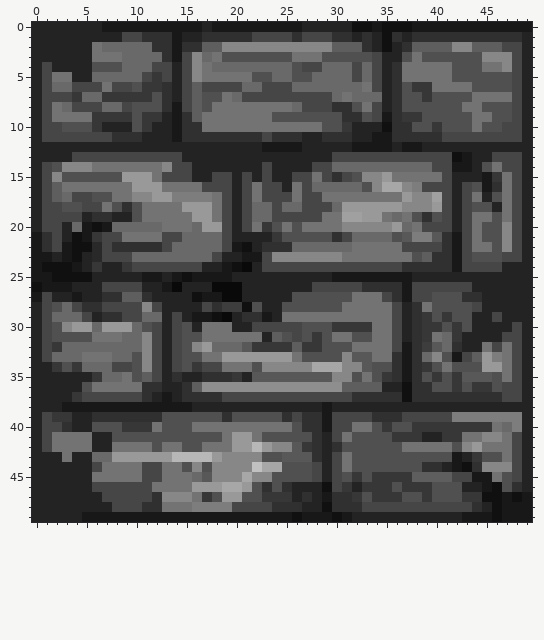
One commit to this pixel-art sprite: wall.png. The picture above was drawn from the file before the commit.
The file is 100x100 pixels, drawn in blocks of 2x2; one block is one cell here. Colours within 5 levels of each other are drawn and written as one.
Now the later version:
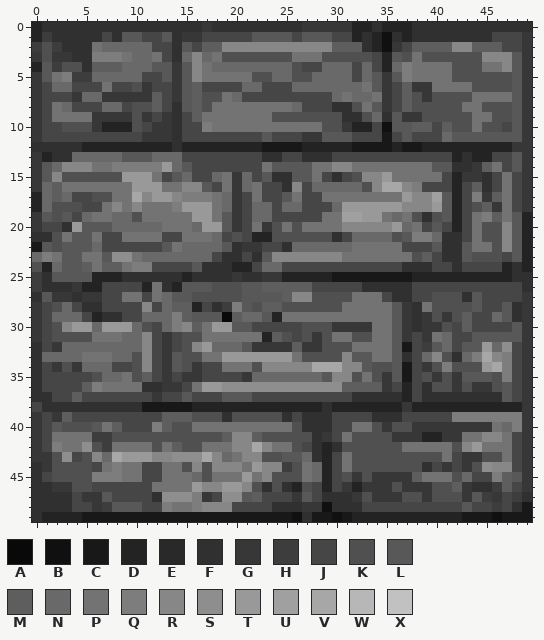
Palette (. is transparent): A #090909  B #101010  C #181818  D #232323  E #292929  F #303030  G #373737  H #3d3d3d  J #464646  K #505050  L #585858  M #5e5e5e  N #696969  P #737373  Q #7d7d7d  R #878787  S #8e8e8e  T #999999  U #a0a0a0  V #a7a7a7  W #b7b7b7  X #c1c1c1
Difference:
@@ x 0..49 @@
- 0 DDDDDDDCCCCCCCCCCDCCCCCCCCCDDDDDBBCBBBCCCCCCCCCCCC
- 1 DDDDDDDDDJJFFFCDDFFFFFJJJJFJJJFFDFDBFDFFFFFFFFFFFD
- 2 DDDDDDPNNNNNFFCFFMMRRRRRRRRRRRMMMFDBDFMMMMRRMMMJJD
- 3 DDDDDDPPPNNNNFCJRNPKKKKKKKPPPKKKKKJDDKPKKKKKKRRRJD
- 4 DJDDDDKKKNNNJJDJRPNNNNNNNNKJJNNNJNJDFPPPPPKKKPPRJD
- 5 DJPPDDNNNNNJGJDJRPPPPPKKNNKKNNNNJNJDFPPPPPKKKKKKJD
- 6 DJNNJJJPJJKGGFDJMJJJJNNJJJNNNNNNNPJDFKGGPPPPKKKKJD
- 7 DJJJGNNGGGGGKFDJMKKPNJJJJJJJJJNPNNNDFKKGKKKKPPPPJD
- 8 DJPNJJJNNJKKKFCJMKPPPPPPPPNJJJFFKPJDFKKKKKKPPKKKJD
- 9 DJPPPPGGGGKGGDCFMPPPPPPPKKKKKKKFFKJCFGGKKKKKPPKKJD
-10 DJJKKKGDDDKGDDCFFPPPPPPPPPPPPKKGDDDBFFKKGKKKPKKJJD
-11 DJJJJJJJFFFDDDCFFFFFFFFJFFFDDFFFDDCCFFFFFJJJJJJJJD
-12 DDDDDDDDDDDDDDDDDDDDDDDCCCCDDDDDCCCCDCCDDDDDDDDDDD
-13 DDDDJJJJJJJJJJJDDDDDDDDDDDDDDDJJJJJJJJJJJJBCDDJJJD
-14 DJKRRRPPPPPPPRJJDDDDDDDJDDDDJJNNNNNNNNNNJJCCDKPJJD
-15 DJRKKKKKKTTTPJJJDDJJDJDJDDJJPJFJKRRTPPPPPJDDDCGPJD
-16 DJMPPPPPPPTTTPPPPJJJDJPJJDPJNNNNNKRVVRQJJJDJKCFPJD
-17 DJMNJJKKPPRRTTQQQQPJDJPJJJPJJPPPPPPPPTRRUJDJPDKPJD
-18 DJJKKJJPKFKPPPPTTTPJDJNNJNNJJJNTTTTTTRRRTJDJKKDPJD
-19 DJJJJDFFDDKPPPPPTTPJDJNNJJJJJPPUUTTPNPKFKJDJPPKPJD
-20 DJJDNCBCNNNNNPPPNTTJDJPGKPKPPPPRRRRRTNPJJJDJPKKRJD
-21 CFJDBCGJJPPPPJJNNNNJDDDDGKKKKKFJNNNNKLQQLFCJPKKRJD
-22 CFJCBBEJFFFFFJNNNNNJCBDFFFNNNNNNPPPPPJJJJFCJPPKRJD
-23 CCDCBDEJJJNNNNNNNNJDDCCJRRRRRRRPPPPPPPKMFFCJKKKJJD
-24 CBBBCDGDDGJJJJJJJDDCBADJJJJJJJJJJJJJJFFFFFCJJJJDDD
-25 CCBBBBDDDDDCCDCBCCCCDDDDDDDDDDCCCCCCCCDDDDDDDDDDDD
-26 BCCCDDDJJJJDDCADDDAAADDDDDDDJJJJJFFFFCJJJJJJDDDDDD
-27 CJDDCDDFFMMFDDDDBCCAADDDDDKKKKKKPPPJFCJJKKKFFDDDDD
-28 DJKNJFFJJJJRJDDDDJFHHBKDDKKKKKKPPPPPJDFPKKKKJDDDDD
-29 DJNNNJDFFJJNNDJDCCBADFFCDPPPPPPPPPPPJDFGKGKKDDJDDD
-30 DJKRTTNTTTNKJDJKDPPPDDJJJJJKKKGGGGPPJDFGGKGKDDDDJD
-31 DJKKKKPPPNNRJDJKKPPPPPPDMKJKGKPPKKPPJDFGPNGDDDDJJD
-32 DJGNNNNNNNNRJDJKRTNNNLGGGGMGGKKKPPPPJCFHLNFDDPJPJD
-33 DJNNNPPPNNKRJDJKKPPTTTTTTTPKKKKRLLPPFCFNRKCJMTQPJD
-34 DDGKGNNNJJKRJDJKGJJPPPKRRRRRVVVRRLKKFCFGKPKKKTTPJD
-35 DDDDDDGNNPKMJDFDDFFFGDLLLLLLLLRRKPKGFCFKGKGLLLKPJD
-36 DDDDDKPPPPPFFDDFMSSSSSSSSSSSSSSMMMMDDBFFKKGKGGKJJD
-37 DDDDGJJJJJJFDCDFFFFJJJJJJJJJJJJJFFFFFBFFFFFFFFFJJD
-38 DDDCCCCCCCCCCCCCDDDDDDDDDDDDDCDDDDDDDDDDDDDDDDDDDD
-39 DJGGDDFFFFFFFKKKKKKFKKKKKFJFFCJJJJFFFJJJJJQQQQQQQD
-40 DJJFDDKKKGGGPKKKPPPPPPPPPPKFFCJJPPKGKKGGGGGGGGPNQD
-41 DJPPPPDDKKKKKKKKKKKPTTPKKKKKFDJPKKKKGGGDDGGPPRRPJD
-42 DJPPPPDDPPPPKPPKKPPPTTWTRRLGFDFKKKKKKPPPPPKRTPPPJD
-43 DDDPDDNNTTTTTTWWWWTRRRRKKLLLFDJPKKKKKKKKKKCDGKKPJD
-44 DDDDDDJPPPPJJPPKRKRRRRXVVKKKJDJPKKKKKKKFFDCBFRRRJD
-45 DDDDDDPPPPPJJPPPNLRRRVRRKKKKJDJKGKGGGGMMMMJJCCPKJD
-46 DDDDDDJJJJJJPPPPTTTVVTKFKFDDDBJGDGGGKGGGKKKDDCBKFD
-47 DDDDDDDJJJJJFRRRPGKTTKKGGGDFDCFFGKGGGKKGKKKGGBBCBC
-48 DDDDDDDDJJJFFPPPQQQQJJJJFFFDDBFFFJJJJJJJJJJJFDBCCC
-49 DDDDDCCCCCCCCCCCCCCCCCCCCCBCCCBCDDDDDDDDDDDCCCBCCC
+ 0 DFFFFFFFFFFFFFFFFGFFFFFFFFFGGGGGDDFDDDFFFFFFFFFFFF
+ 1 DHFFFFFJFLLJJLFGGJJJJJLLLLJLLLJJDFDBFDFFFFFFFFJJJG
+ 2 HKHFFFPNNNNNJJFLJMMRRRRRRRRRRRMMMFDBGJMMMMRRMMMJJG
+ 3 GKGGFFQQQPNNPJFNRNPKKKKKKKPPPKKKKKJDLKPKKKKKKRRRLG
+ 4 DLHKKFMMMNNNLLGLRPNNNNNNNNKJJNNNJNJDNQPPPPKKKPPRLG
+ 5 GLPQHHNNNNNJJLGLRPPPPPKKNNKKNNNNJNLGLQPPPPKKKKKKLG
+ 6 GJNNJJJPJJKGJJGLMJJJJNNJJJNNNNNNNPLGJMGGPPPPKKKKLG
+ 7 GJJJGNNGGGGGMJGLMKKPNJJJJJJJJJNPNNPGJMKGKKKKPPPPLG
+ 8 GJPNJJJNNJKKMJFLMKPPPPPPPPNJJJFFKPLGJMKKKKKPPKKKLG
+ 9 GJPPPPGGGGKGJGFJMPPPPPPPKKKKKKKFFKNFLGGKKKKKPPKKLG
+10 GJJKKKGDDDKJGGFJJQPPPPPPPPPPPKKGDDJBLLMMJMKKPKKJLG
+11 GJJJJJJJJJJGGGFJJJJJJJJLJJJGGLLLJJJCJLJJJNLLLLLLLG
+12 FFFFFDDDDDDDDDFDDDDDDDDCCCCDDDDDCCCCDCCDDDDDDDDDGG
+13 GDFFNNNNNLLLNNNJJJJJJJJFFJJFFFJJJJJJJJJJJJDFDDJJLG
+14 GLNRRRPPQQQQQTNLJJJJJJJPLLLLPPRRPPPPPPPPLLFFGMPJLG
+15 GLRKKKKKKTTTPJLNJJNPGNJLFFLLPJFJKRRTPPPPPJDGGFJPJG
+16 GNMPPPPPPPTTTPPRRLJPGNPJJFRJNNNNNKRVVRQJJJDJMFJPJG
+17 DNMNJJKKPPVRTTRQQQPNGJPJJLPJJPPPPPPPPTRRULDJQGMPJG
+18 DNKKKJJPRPRPPPQTTTPNGJNNJNNJJJNTTTTTTRRRTLDJKMGPJG
+19 GLKLJNPPNNKPPPPPTTPLGJNNJJJJJPPUUTTPNPKFKLDJPQMPLD
+20 GJJFTLLLNNNNNPPPNTTLGJPGKPKPPPPRRRRRTNPJLJDJPKKRLD
+21 FFKPLLPJJPPPPJJPPPNJKJDDKKKKKKFJNNNNKLQQNFFJPKKRLD
+22 CLKLLLNJJJJJJLPNNNNLFGGJJFNNNNNNPPPPPJJJLFFLPPKRLD
+23 NQPLLPPLSSPNNNNNNNJFFJFLRRRRRRRPPPPPPPKMJFFLKKKJLD
+24 KDNLLMPMMPQQJJJJLFFFDDJNNJJJJJJJJJJJJFFFJJFJJJJDFD
+25 HFLLLLDDDFFFFFFDFFFFGFFGGDDDDDCCCCCCCCDDDDDDDDDDFF
+26 HFFFGDDJJJJDPFDLLLKKKLLMMMMMJJJJJFFFFFJJJJJJJJJJJF
+27 FLGGFGGJJPPJPNLLKKKKKLLLLMRRKKKKPPPJFFJJKKKFLJJJJG
+28 GJKNJFFJJJJRJNMMDJFHQLKMMKKKKKKPPPPPLGFPKKKKLJJLFG
+29 GJNNNJDFFJJNNNQMLLLAMNNLDPPPPPPPPPPPLGFGKGKMJJNLFG
+30 GJKRTTNTTTNKJNQRMPTTLLJJJJJKKKGGGGPPLGFGGKJMJJJJLG
+31 GJKKKKPPPNNRJGJKKPPPPPPDMKJKGKPPKKPPLGJGPNJJLLLLLG
+32 FJGNNNNNNNNRJGJKRTNNNLGGGGMGGKKKPPPPLCJHLNJLLTNSJG
+33 FNNNNPPPNNKRJGLKKPPTTTTTTTPKKKKRLLPPLFJNRKFNQVRQJG
+34 FJGKGNNNJJKRJGLKGJJPPPKRRRRRVVVRRLKKLCJGKQKKKTVQJG
+35 FJJJJJKNNPKMJGJGGJJJJGNNNNNNNLRRKPKGLCJKGKGLLLKQJG
+36 FJJJJMQPPPPFFGGJPTTSSSSSSSSSSSSMMMMGJDJFKKGKGGKLJG
+37 FFJJMJJJJJJJGJJLJJJLLLJJJJJJJJJJFFFFFDJFFFFFFFFLJG
+38 JFFFFFFFFFFCCCCCDDDDDDDDDDDDDFDDDDDDDGDDDDDDDDDDDG
+39 GJGMJJJJJJJJJMMMKKKFKKKKKFJFFFJJJJFFFJJJJJQQQQQQQG
+40 GJLKKKLPMJJJQMKKPPPPPPPPPPKFFFJJPPKGKKGGGGGGGGPNQG
+41 GJPPPPHHKKKKKKKKKKKMRRMKKKKKFGJPKKKKGGGDDGGPPRRPJG
+42 GJQPPSKHPPPPKPMKKPPPRRVRPPKJFDFKKKKKKPPPPPKRTPPPJG
+43 GGKSJKRNVTTTRRSSSVRNPRRKKLLNFDJPKKKKKKKKKPJGGKKPJG
+44 FGKKKKJPQPPJJPPKRKRRRPTRRHKPNDJPKKKKKKKFJGJGKSRRJG
+45 FJKKKKQQQPPJJPPPNKPPPTPRKKKPNDJKGKGGGGMPPPKNJJQMLG
+46 FFGGKKJJJJJJPPPPTRRTTRKFKFDKJDJGDGGGKGGGKKMGFFHMJG
+47 FFFFJGGLJJJJFSSSQGJSSLMJJJGLJFFFGKGGGKKGKKKGLHGJHF
+48 FFFFJJGHLLLJJQPPQRRRJJJJFFFGGBFFFJJJJJJJJJJLJJHJFC
+49 FDDDDCCCCCCCCCCCCCCCCCCCCCBFCCBCDDDDDDDDDDDCCCBCCC
